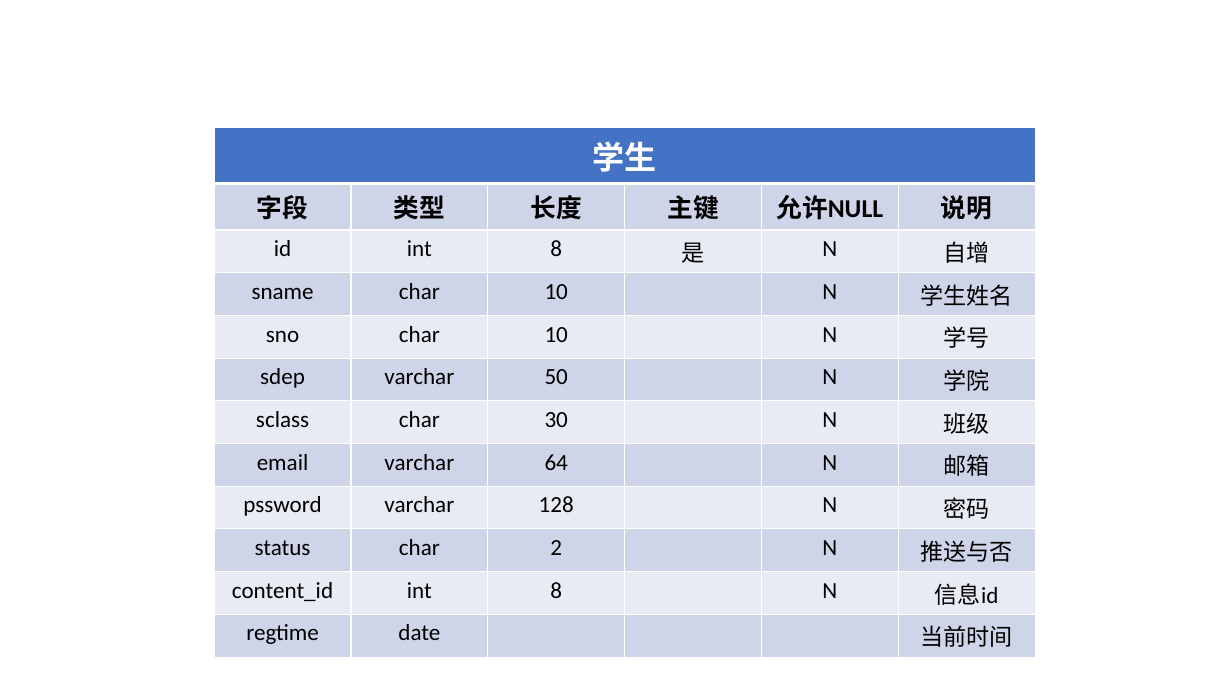
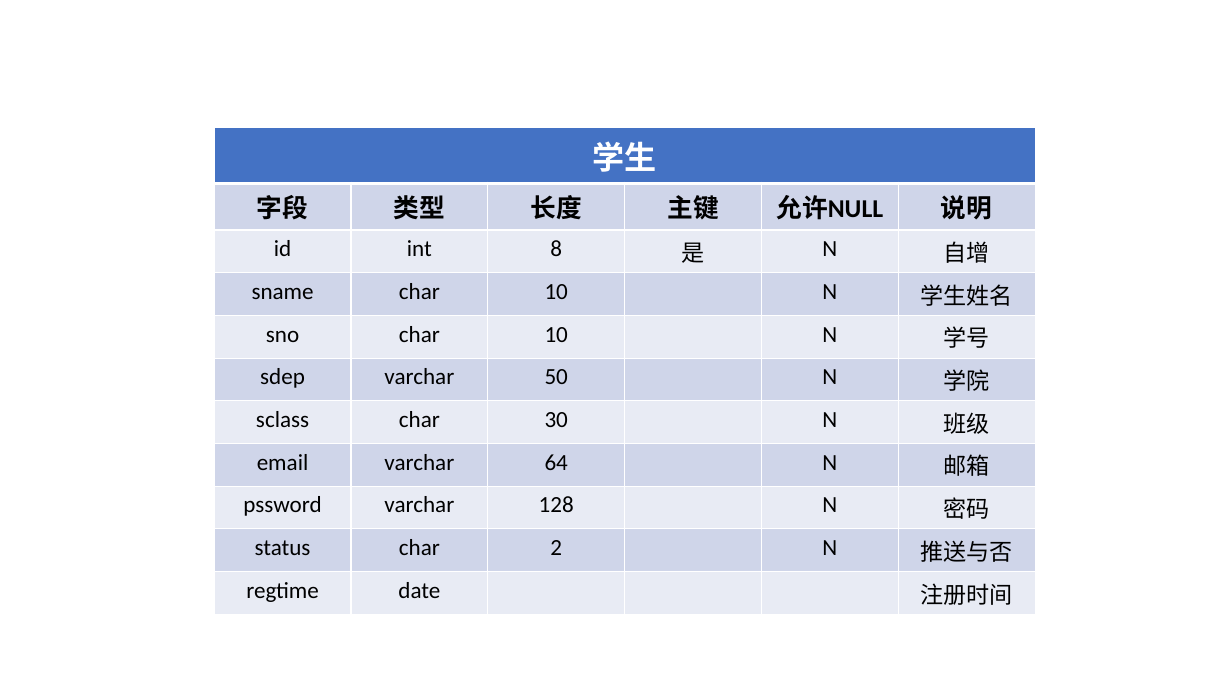
Before and after one commit to zeweidan/chicken_group_project, a slide deck: slide 1 of db/数据表.pptx. Drawn at 1232x693 pixels with LibreOffice and Linux fonts; fonts in the diff are those of the drawing. Boxes give left, top, right and bottom in pixels: in the first picture for what was removed or moved away, otherwise in the second. Text is boxed around its words. In the diff, an @@ line names an element or a change of style, - is before the commit and + after.

```diff
--- a/db/数据表.pptx
+++ b/db/数据表.pptx
@@ table at bbox=[214, 128, 1035, 609] @@
-row 11: content_id | int | 8 |  | N | 信息id
-row 12: regtime | date |  |  |  | 当前时间
+row 11: regtime | date |  |  |  | 注册时间
```
Also in this commit, not shown: 1 other slide changed, 2 slides added, 1 other file.
